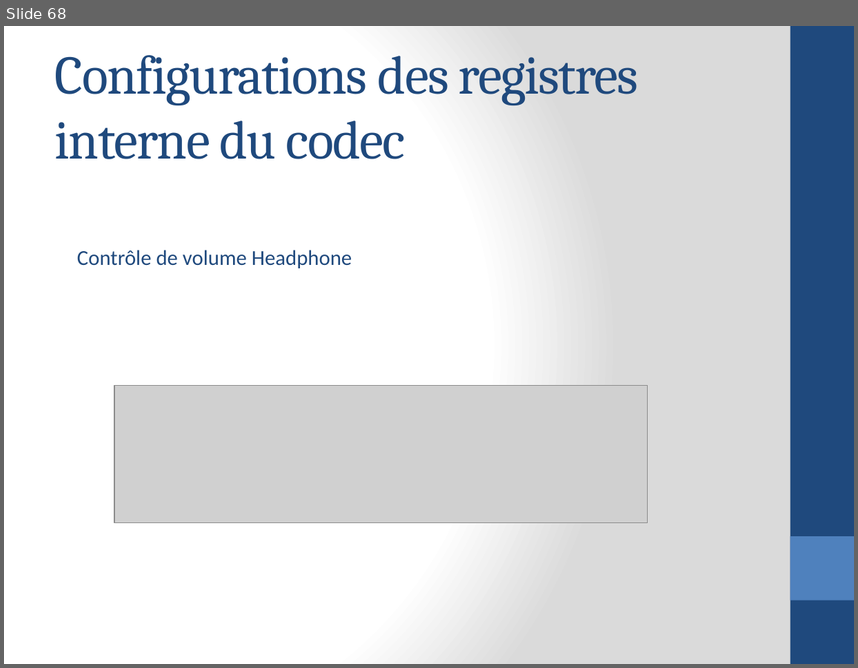
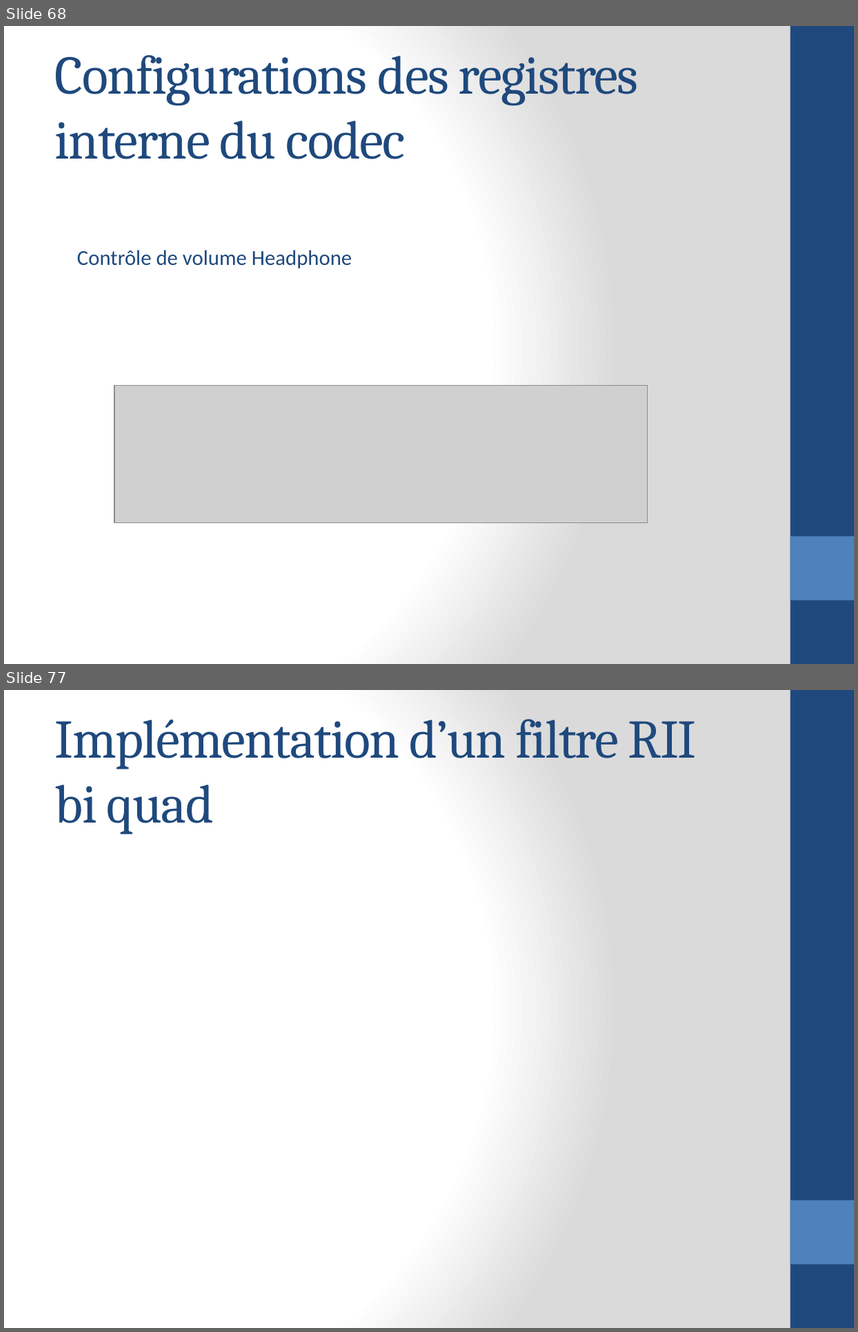
Before and after one commit to aminehatim/rapport, a slide deck: Traitement de signal audio en temps réel.pptx. Shown one above the other, each under a label of ours: slide 68 before the commit, slides 68 and 77 after it; the slides between them are not shown. The pictures are 858x668 and 858x1332 pixels, drawn with LibreOffice and Linux fonts; fonts in the diff are those of the drawing; grey boxes stand for pictures. Boxes give left, top, right and bottom in pixels: in the first picture for what was removed or moved away, otherwise in the second. Text is boxed around its words. In the diff, an @@ line names an element or a change of style, - is before the commit and + after.

```diff
--- a/Traitement de signal audio en temps réel.pptx
+++ b/Traitement de signal audio en temps réel.pptx
@@ slide 77 added at [4, 690, 854, 1328], background gradient #FFFFFF to #DADADA; not listed: 2 template elements that a slide beside it also shows @@
@@ title added at [55, 719, 697, 834], 46 pt, text #1F497D @@
+Implémentation d’un filtre RII bi quad
```
Also in this commit, not shown: 48 other slides added, 1 slide removed.
